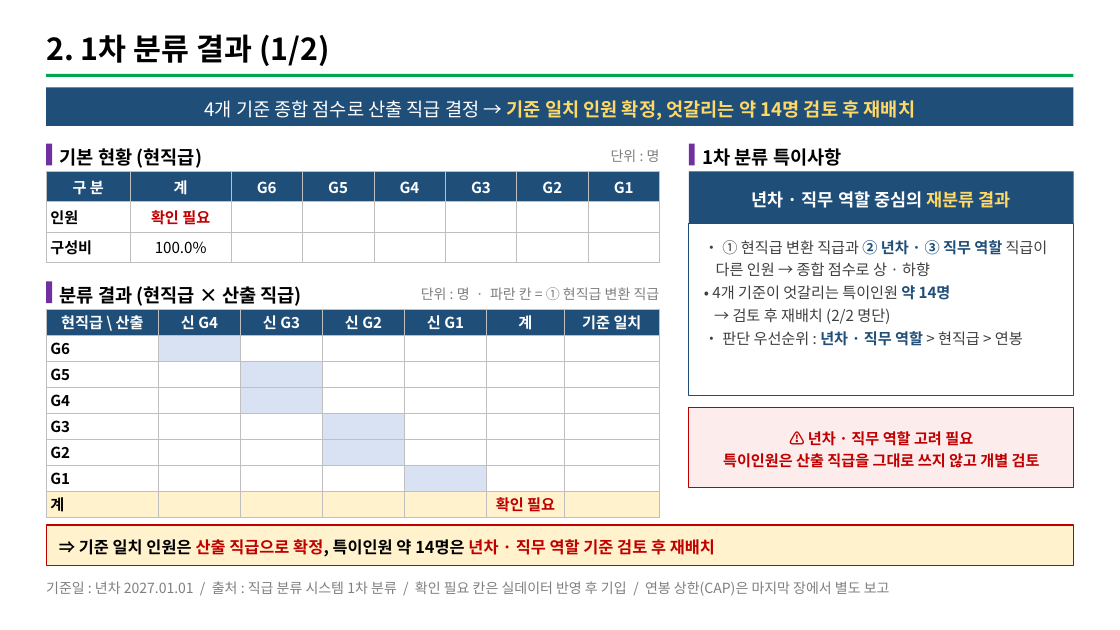
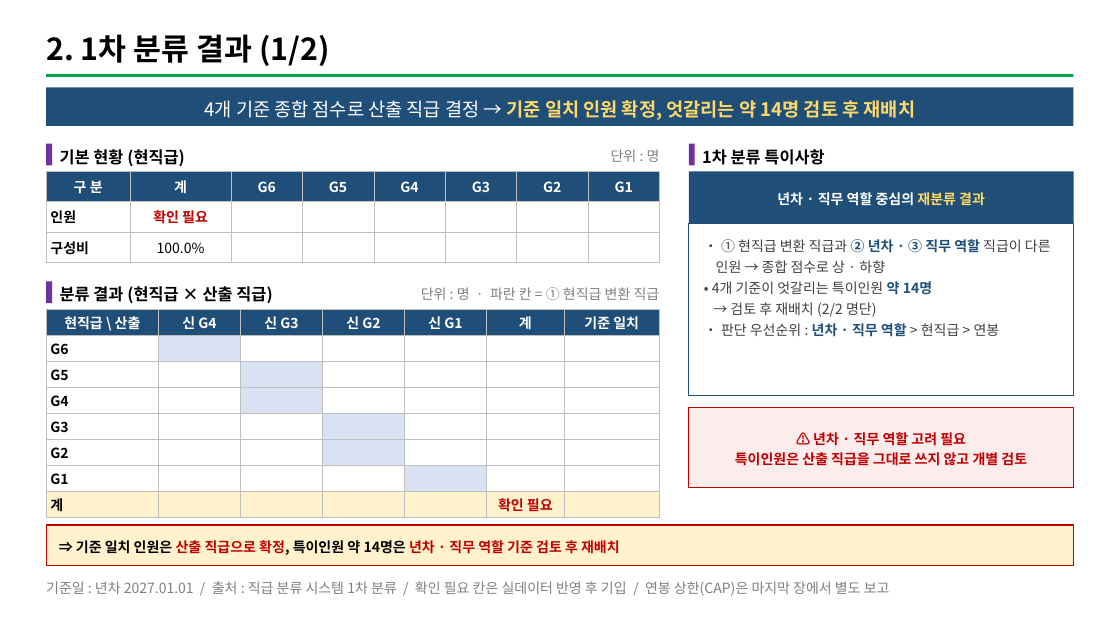
Before and after one commit to chosw9187-source/30agro, a slide deck: slide 3 of tools/grade2/report/직급재분류_결과보고(안).pptx. Drawn at 1120x630 pixels with LibreOffice and Linux fonts; fonts in the diff are those of the drawing. Boxes give left, top, right and bottom in pixels: in the first picture for what was removed or moved away, otherwise in the second. Text is boxed around its words. In the diff, an @@ line names an element or a change of style, - is before the commit and + after.

```diff
--- a/tools/grade2/report/직급재분류_결과보고(안).pptx
+++ b/tools/grade2/report/직급재분류_결과보고(안).pptx
@@ size 16 to 14 pt in 3 elements at (60, 149, 185, 166), (60, 286, 272, 303), (702, 149, 824, 165) @@
@@ table at (46, 171, 660, 332) @@
@@ size 13 to 12 pt @@
@@ rectangle "년차 · 직무 역할 중심의 ..." at (689, 171, 1074, 223): size 15 to 12 pt @@
@@ text "• ① 현직급 변환 직급과 ..." at (712, 239, 1051, 337): size 13 to 12 pt @@
@@ table at (46, 309, 661, 518) @@
@@ size 13 to 12 pt @@
@@ rectangle "⚠ 년차 · 직무 역할 ..." at (689, 408, 1074, 487): size 13 to 12 pt @@
@@ rectangle "⇒ 기준 일치 인원은 산출 ..." at (46, 525, 1074, 565): size 14 to 12 pt @@
```
Also in this commit, not shown: 6 other slides changed, 2 other files.
